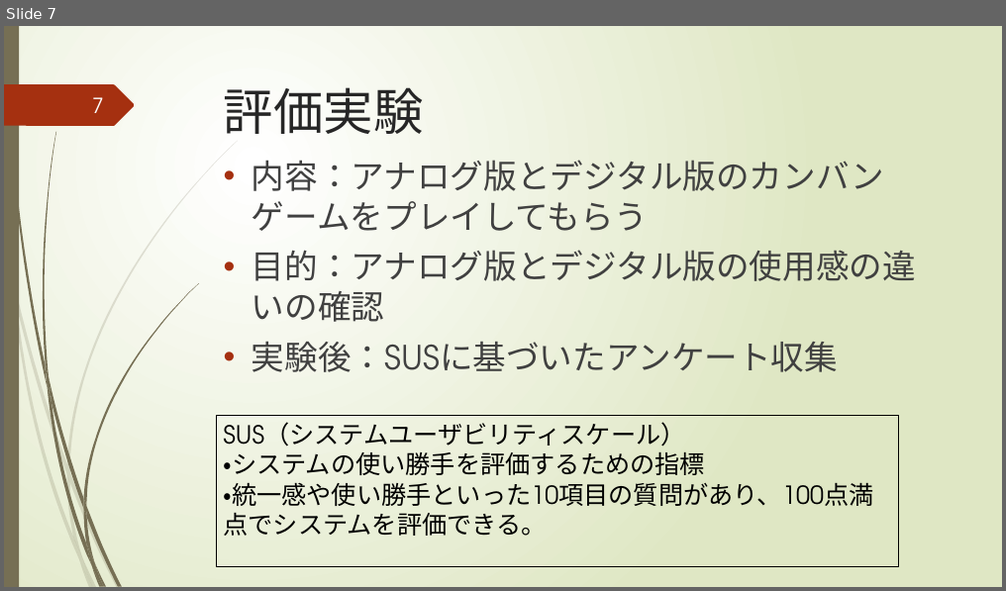
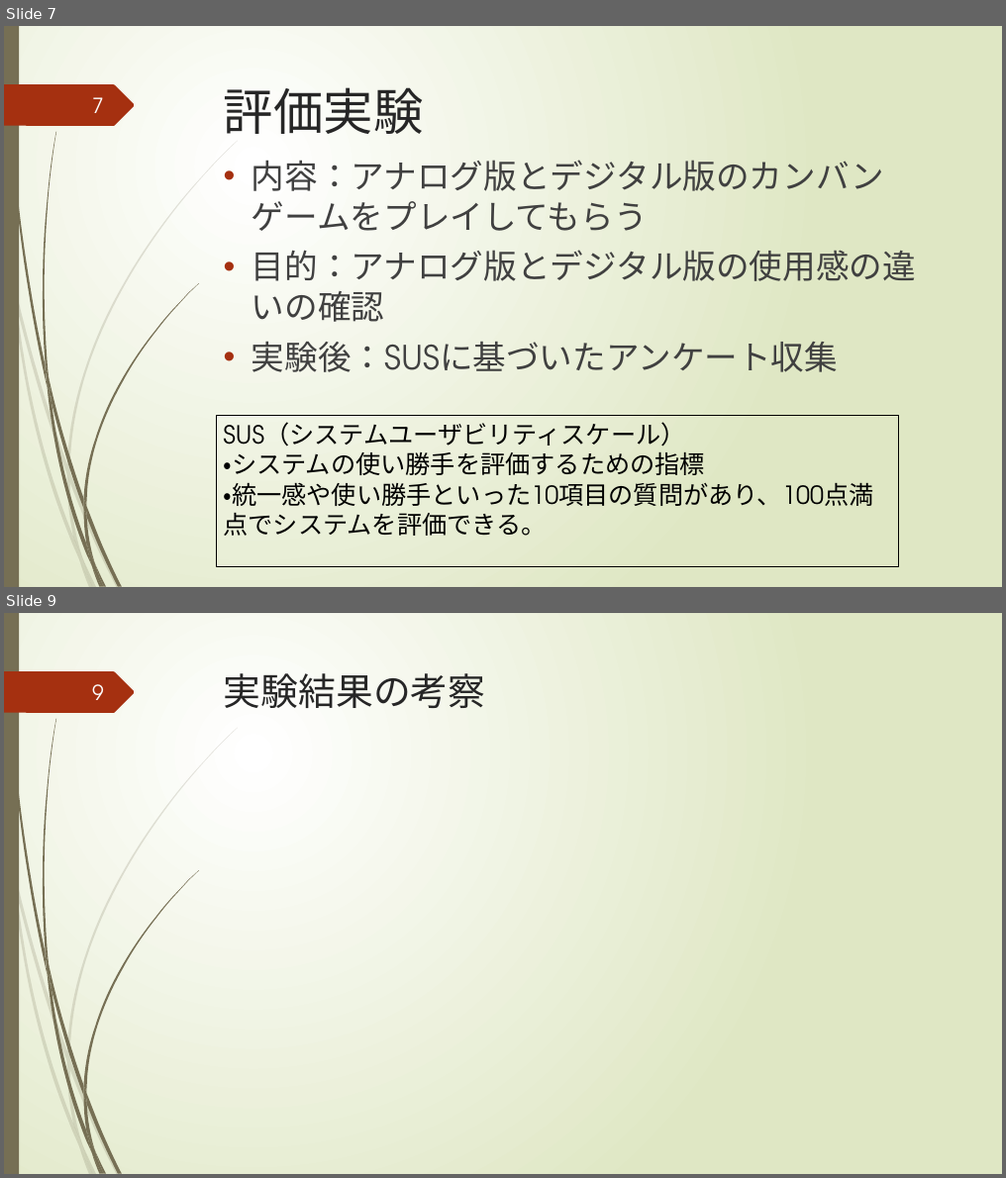
Before and after one commit to igakilab/sotuken_maeda, a slide deck: 卒研発表.pptx. Shown one above the other, each under a label of ours: slide 7 before the commit, slides 7 and 9 after it; the slides between them are not shown. The pictures are 1006x591 and 1006x1178 pixels, drawn with LibreOffice and Linux fonts; fonts in the diff are those of the drawing. Boxes give left, top, right and bottom in pixels: in the first picture for what was removed or moved away, otherwise in the second. Text is boxed around its words. In the diff, an @@ line names an element or a change of style, - is before the commit and + after.

```diff
--- a/卒研発表.pptx
+++ b/卒研発表.pptx
@@ slide 9 added at box(4, 613, 1002, 1174), background gradient #FFFFFF to #DFE8C4; not listed: 24 template elements that a slide beside it also shows @@
@@ page number added at box(92, 684, 104, 700), 20 pt, text #FEFFFF @@
+9
@@ title added at box(224, 673, 486, 708), 36 pt, text #262626 @@
+実験結果の考察
```
Also in this commit, not shown: 2 slides changed, 1 other slide added.
